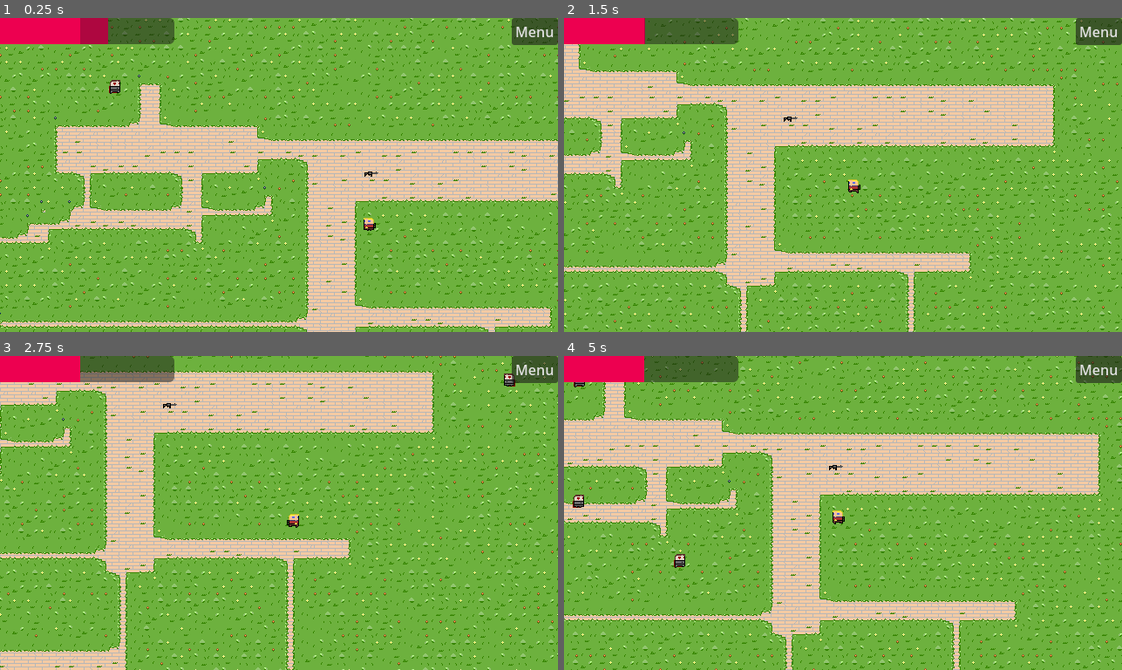
Above: before the commit, frames 1-4 (two rows, left to right).
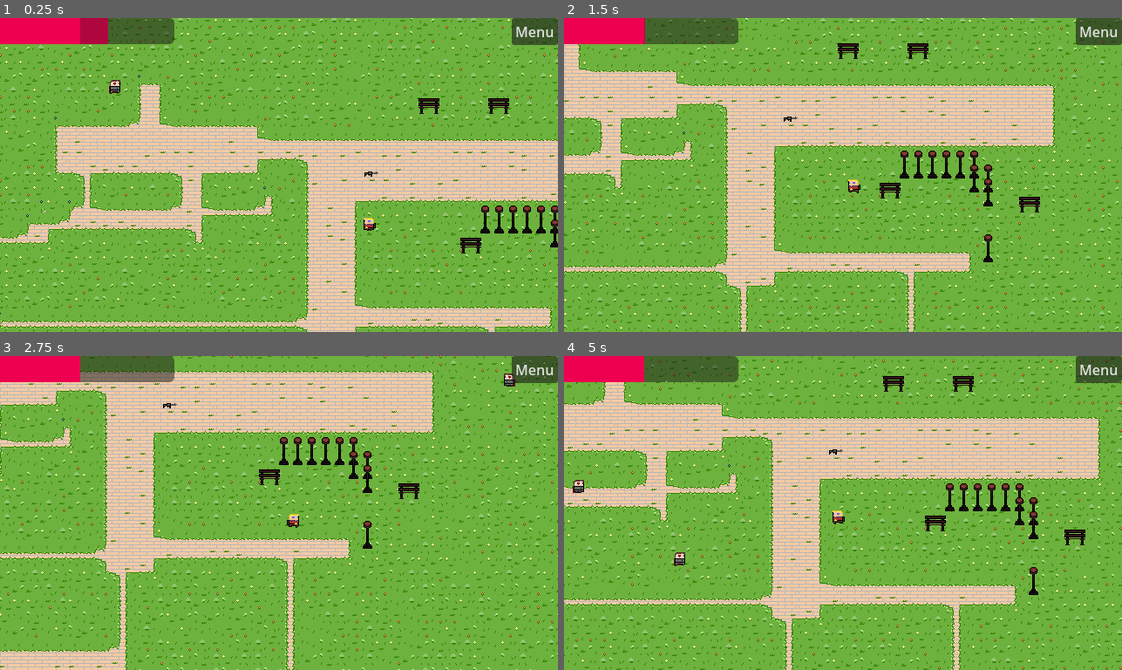
Above: after the commit, the same moments.

Repository: TheRubeThing/LudumDate54
Game: Godot game, scene res://Assets/Levels/Playgrounds/enemy_test.tscn
The game is run twice, just before and just after one commit, with the same random seed, the same clock (stepped at 60 frames per second) and the same inputs. This scene is started directly instead of the project's main scene.
Inputs (mouse positions are in pixels of both pictures, inside the frame that each line leads up to):
- Up to frame 1 (0.25 s): no input
- Up to frame 2 (1.5 s): move the mouse to (965, 159) at 0.52 s; hold D (D_right) 0.53-1.28 s; click (965, 159) at 0.6 s; move the mouse to (731, 190) at 1.27 s; hold S (S_down) from 1.28 s (still down); right-click (731, 190) at 1.35 s
- Up to frame 3 (2.75 s): move the mouse to (334, 443) at 2.02 s; release S (S_down) at 2.03 s; hold D (D_right) from 2.03 s (still down); click (334, 443) at 2.1 s
- Up to frame 4 (5 s): move the mouse to (815, 575) at 2.77 s; release D (D_right) at 2.78 s; hold W (W_up) 2.78-3.53 s; right-click (815, 575) at 2.85 s; click (815, 575) at 2.92 s; move the mouse to (1010, 560) at 3.52 s; hold A (A_left) from 3.53 s (still down); click (1010, 560) at 3.6 s; move the mouse to (675, 465) at 4.27 s; right-click (675, 465) at 4.35 s

The runs differ from the first frame. In frame 1, 0.9% of the frame differs, in the area x 75-100%, y 25-75%; in frame 2, 1.2%; in frame 3, 1.0%; in frame 4, 36%, in the area x 0-100%, y 0-100%.

Commit message:
More tilemap

Diff:
--- a/Assets/Levels/Playgrounds/enemy_test.tscn
+++ b/Assets/Levels/Playgrounds/enemy_test.tscn
@@ -14,7 +14,15 @@
 texture_filter = 1
 tile_set = ExtResource("1_thonx")
 format = 2
+layer_0/name = "Ground"
 layer_0/tile_data = PackedInt32Array(65536, 393217, 4, 65537, 1, 1, 65538, 65537, 1, 2, 327681, 3, 1, 1, 1, -65535, 1,  …(64955 unchanged characters)…
+layer_1/name = "Air"
+layer_1/enabled = true
+layer_1/modulate = Color(0.494118, 0.243137, 0.356863, 1)
+layer_1/y_sort_enabled = false
+layer_1/y_sort_origin = 0
+layer_1/z_index = 1
+layer_1/tile_data = PackedInt32Array(65558, 65537, 5, 65563, 65537, 5, 720921, 65537, 5, 786467, 65537, 5, 589850, 262145, 5, 589851, 262145, 5, 589852, 262145, 5, 589853, 262145, 5, 589854, 262145, 5, 589855, 262145, 5, 655391, 262145, 5, 655392, 262145, 5, 720928, 262145, 5, 983072, 262145, 5)
 
 [node name="Player" parent="." instance=ExtResource("2_fvrbv")]
 position = Vector2(291, 157)
--- a/Assets/TileMaps/BrickFloor.tres
+++ b/Assets/TileMaps/BrickFloor.tres
@@ -7,6 +7,8 @@
 0:0/0 = 0
 0:0/0/terrain_set = 0
 0:0/0/terrain = 0
+0:0/0/physics_layer_0/linear_velocity = Vector2(0, 0)
+0:0/0/physics_layer_0/angular_velocity = 0.0
 0:0/0/terrains_peering_bit/bottom_right_corner = 0
 0:0/0/terrains_peering_bit/bottom_left_corner = 1
 0:0/0/terrains_peering_bit/top_left_corner = 1
@@ -14,6 +16,8 @@
 1:0/0 = 0
 1:0/0/terrain_set = 0
 1:0/0/terrain = 0
+1:0/0/physics_layer_0/linear_velocity = Vector2(0, 0)
+1:0/0/physics_layer_0/angular_velocity = 0.0
 1:0/0/terrains_peering_bit/bottom_right_corner = 0
 1:0/0/terrains_peering_bit/bottom_left_corner = 0
 1:0/0/terrains_peering_bit/top_left_corner = 1
@@ -21,19 +25,29 @@
 2:0/0 = 0
 2:0/0/terrain_set = 0
 2:0/0/terrain = 0
+2:0/0/physics_layer_0/linear_velocity = Vector2(0, 0)
+2:0/0/physics_layer_0/angular_velocity = 0.0
 2:0/0/terrains_peering_bit/bottom_right_corner = 1
 2:0/0/terrains_peering_bit/bottom_left_corner = 0
 2:0/0/terrains_peering_bit/top_left_corner = 1
 2:0/0/terrains_peering_bit/top_right_corner = 1
 3:0/0 = 0
 3:0/0/terrain_set = 0
+3:0/0/physics_layer_0/linear_velocity = Vector2(0, 0)
+3:0/0/physics_layer_0/angular_velocity = 0.0
 4:0/0 = 0
 4:0/0/terrain_set = 0
+4:0/0/physics_layer_0/linear_velocity = Vector2(0, 0)
+4:0/0/physics_layer_0/angular_velocity = 0.0
 5:0/0 = 0
 5:0/0/terrain_set = 0
+5:0/0/physics_layer_0/linear_velocity = Vector2(0, 0)
+5:0/0/physics_layer_0/angular_velocity = 0.0
 6:0/0 = 0
 6:0/0/terrain_set = 0
 6:0/0/terrain = 1
+6:0/0/physics_layer_0/linear_velocity = Vector2(0, 0)
+6:0/0/physics_layer_0/angular_velocity = 0.0
 6:0/0/terrains_peering_bit/bottom_right_corner = 1
 6:0/0/terrains_peering_bit/bottom_left_corner = 1
 6:0/0/terrains_peering_bit/top_left_corner = 1
@@ -41,6 +55,8 @@
 0:1/0 = 0
 0:1/0/terrain_set = 0
 0:1/0/terrain = 0
+0:1/0/physics_layer_0/linear_velocity = Vector2(0, 0)
+0:1/0/physics_layer_0/angular_velocity = 0.0
 0:1/0/terrains_peering_bit/bottom_right_corner = 0
 0:1/0/terrains_peering_bit/bottom_left_corner = 1
 0:1/0/terrains_peering_bit/top_left_corner = 1
@@ -48,6 +64,8 @@
 1:1/0 = 0
 1:1/0/terrain_set = 0
 1:1/0/terrain = 0
+1:1/0/physics_layer_0/linear_velocity = Vector2(0, 0)
+1:1/0/physics_layer_0/angular_velocity = 0.0
 1:1/0/terrains_peering_bit/bottom_right_corner = 0
 1:1/0/terrains_peering_bit/bottom_left_corner = 0
 1:1/0/terrains_peering_bit/top_left_corner = 0
@@ -55,24 +73,34 @@
 2:1/0 = 0
 2:1/0/terrain_set = 0
 2:1/0/terrain = 0
+2:1/0/physics_layer_0/linear_velocity = Vector2(0, 0)
+2:1/0/physics_layer_0/angular_velocity = 0.0
 2:1/0/terrains_peering_bit/bottom_right_corner = 1
 2:1/0/terrains_peering_bit/bottom_left_corner = 0
 2:1/0/terrains_peering_bit/top_left_corner = 0
 2:1/0/terrains_peering_bit/top_right_corner = 1
 3:1/0 = 0
 3:1/0/terrain_set = 0
+3:1/0/physics_layer_0/linear_velocity = Vector2(0, 0)
+3:1/0/physics_layer_0/angular_velocity = 0.0
 4:1/0 = 0
 4:1/0/terrain_set = 0
 4:1/0/terrain = 1
+4:1/0/physics_layer_0/linear_velocity = Vector2(0, 0)
+4:1/0/physics_layer_0/angular_velocity = 0.0
 4:1/0/terrains_peering_bit/bottom_right_corner = 1
 4:1/0/terrains_peering_bit/bottom_left_corner = 1
 4:1/0/terrains_peering_bit/top_left_corner = 1
 4:1/0/terrains_peering_bit/top_right_corner = 1
 5:1/0 = 0
 5:1/0/terrain_set = 0
+5:1/0/physics_layer_0/linear_velocity = Vector2(0, 0)
+5:1/0/physics_layer_0/angular_velocity = 0.0
 6:1/0 = 0
 6:1/0/terrain_set = 0
 6:1/0/terrain = 1
+6:1/0/physics_layer_0/linear_velocity = Vector2(0, 0)
+6:1/0/physics_layer_0/angular_velocity = 0.0
 6:1/0/terrains_peering_bit/bottom_right_corner = 1
 6:1/0/terrains_peering_bit/bottom_left_corner = 1
 6:1/0/terrains_peering_bit/top_left_corner = 1
@@ -80,6 +108,8 @@
 0:2/0 = 0
 0:2/0/terrain_set = 0
 0:2/0/terrain = 0
+0:2/0/physics_layer_0/linear_velocity = Vector2(0, 0)
+0:2/0/physics_layer_0/angular_velocity = 0.0
 0:2/0/terrains_peering_bit/bottom_right_corner = 1
 0:2/0/terrains_peering_bit/bottom_left_corner = 1
 0:2/0/terrains_peering_bit/top_left_corner = 1
@@ -87,6 +117,8 @@
 1:2/0 = 0
 1:2/0/terrain_set = 0
 1:2/0/terrain = 0
+1:2/0/physics_layer_0/linear_velocity = Vector2(0, 0)
+1:2/0/physics_layer_0/angular_velocity = 0.0
 1:2/0/terrains_peering_bit/bottom_right_corner = 1
 1:2/0/terrains_peering_bit/bottom_left_corner = 1
 1:2/0/terrains_peering_bit/top_left_corner = 0
@@ -94,19 +126,29 @@
 2:2/0 = 0
 2:2/0/terrain_set = 0
 2:2/0/terrain = 0
+2:2/0/physics_layer_0/linear_velocity = Vector2(0, 0)
+2:2/0/physics_layer_0/angular_velocity = 0.0
 2:2/0/terrains_peering_bit/bottom_right_corner = 1
 2:2/0/terrains_peering_bit/bottom_left_corner = 1
 2:2/0/terrains_peering_bit/top_left_corner = 0
 2:2/0/terrains_peering_bit/top_right_corner = 1
 3:2/0 = 0
 3:2/0/terrain_set = 0
+3:2/0/physics_layer_0/linear_velocity = Vector2(0, 0)
+3:2/0/physics_layer_0/angular_velocity = 0.0
 4:2/0 = 0
 4:2/0/terrain_set = 0
+4:2/0/physics_layer_0/linear_velocity = Vector2(0, 0)
+4:2/0/physics_layer_0/angular_velocity = 0.0
 5:2/0 = 0
 5:2/0/terrain_set = 0
+5:2/0/physics_layer_0/linear_velocity = Vector2(0, 0)
+5:2/0/physics_layer_0/angular_velocity = 0.0
 6:2/0 = 0
 6:2/0/terrain_set = 0
 6:2/0/terrain = 1
+6:2/0/physics_layer_0/linear_velocity = Vector2(0, 0)
+6:2/0/physics_layer_0/angular_velocity = 0.0
 6:2/0/terrains_peering_bit/bottom_right_corner = 1
 6:2/0/terrains_peering_bit/bottom_left_corner = 1
 6:2/0/terrains_peering_bit/top_left_corner = 1
@@ -114,6 +156,8 @@
 1:3/0 = 0
 1:3/0/terrain_set = 0
 1:3/0/terrain = 0
+1:3/0/physics_layer_0/linear_velocity = Vector2(0, 0)
+1:3/0/physics_layer_0/angular_velocity = 0.0
 1:3/0/terrains_peering_bit/bottom_right_corner = 0
 1:3/0/terrains_peering_bit/bottom_left_corner = 1
 1:3/0/terrains_peering_bit/top_left_corner = 0
@@ -121,6 +165,8 @@
 2:3/0 = 0
 2:3/0/terrain_set = 0
 2:3/0/terrain = 0
+2:3/0/physics_layer_0/linear_velocity = Vector2(0, 0)
+2:3/0/physics_layer_0/angular_velocity = 0.0
 2:3/0/terrains_peering_bit/bottom_right_corner = 0
 2:3/0/terrains_peering_bit/bottom_left_corner = 0
 2:3/0/terrains_peering_bit/top_left_corner = 0
@@ -128,6 +174,8 @@
 6:3/0 = 0
 6:3/0/terrain_set = 0
 6:3/0/terrain = 1
+6:3/0/physics_layer_0/linear_velocity = Vector2(0, 0)
+6:3/0/physics_layer_0/angular_velocity = 0.0
 6:3/0/terrains_peering_bit/bottom_right_corner = 1
 6:3/0/terrains_peering_bit/bottom_left_corner = 1
 6:3/0/terrains_peering_bit/top_left_corner = 1
@@ -135,6 +183,8 @@
 6:4/0 = 0
 6:4/0/terrain_set = 0
 6:4/0/terrain = 1
+6:4/0/physics_layer_0/linear_velocity = Vector2(0, 0)
+6:4/0/physics_layer_0/angular_velocity = 0.0
 6:4/0/terrains_peering_bit/bottom_right_corner = 1
 6:4/0/terrains_peering_bit/bottom_left_corner = 1
 6:4/0/terrains_peering_bit/top_left_corner = 1
@@ -142,6 +192,8 @@
 0:3/0 = 0
 0:3/0/terrain_set = 0
 0:3/0/terrain = 0
+0:3/0/physics_layer_0/linear_velocity = Vector2(0, 0)
+0:3/0/physics_layer_0/angular_velocity = 0.0
 0:3/0/terrains_peering_bit/bottom_right_corner = 1
 0:3/0/terrains_peering_bit/bottom_left_corner = 0
 0:3/0/terrains_peering_bit/top_left_corner = 0
@@ -149,6 +201,8 @@
 0:4/0 = 0
 0:4/0/terrain_set = 0
 0:4/0/terrain = 0
+0:4/0/physics_layer_0/linear_velocity = Vector2(0, 0)
+0:4/0/physics_layer_0/angular_velocity = 0.0
 0:4/0/terrains_peering_bit/bottom_right_corner = 0
 0:4/0/terrains_peering_bit/bottom_left_corner = 0
 0:4/0/terrains_peering_bit/top_left_corner = 0
@@ -156,6 +210,8 @@
 1:4/0 = 0
 1:4/0/terrain_set = 0
 1:4/0/terrain = 0
+1:4/0/physics_layer_0/linear_velocity = Vector2(0, 0)
+1:4/0/physics_layer_0/angular_velocity = 0.0
 1:4/0/terrains_peering_bit/bottom_right_corner = 0
 1:4/0/terrains_peering_bit/bottom_left_corner = 0
 1:4/0/terrains_peering_bit/top_left_corner = 1
@@ -163,19 +219,29 @@
 2:4/0 = 0
 2:4/0/terrain_set = 0
 2:4/0/terrain = 0
+2:4/0/physics_layer_0/linear_velocity = Vector2(0, 0)
+2:4/0/physics_layer_0/angular_velocity = 0.0
 2:4/0/terrains_peering_bit/bottom_right_corner = 0
 2:4/0/terrains_peering_bit/bottom_left_corner = 0
 2:4/0/terrains_peering_bit/top_left_corner = 0
 2:4/0/terrains_peering_bit/top_right_corner = 0
 3:4/0 = 0
 3:4/0/terrain_set = 0
+3:4/0/physics_layer_0/linear_velocity = Vector2(0, 0)
+3:4/0/physics_layer_0/angular_velocity = 0.0
 3:3/0 = 0
 3:3/0/terrain_set = 0
+3:3/0/physics_layer_0/linear_velocity = Vector2(0, 0)
+3:3/0/physics_layer_0/angular_velocity = 0.0
 4:3/0 = 0
 4:3/0/terrain_set = 0
+4:3/0/physics_layer_0/linear_velocity = Vector2(0, 0)
+4:3/0/physics_layer_0/angular_velocity = 0.0
 5:3/0 = 0
 5:3/0/terrain_set = 0
 5:3/0/terrain = 0
+5:3/0/physics_layer_0/linear_velocity = Vector2(0, 0)
+5:3/0/physics_layer_0/angular_velocity = 0.0
 5:3/0/terrains_peering_bit/bottom_right_corner = 0
 5:3/0/terrains_peering_bit/bottom_left_corner = 0
 5:3/0/terrains_peering_bit/top_left_corner = 0
@@ -183,14 +249,29 @@
 5:4/0 = 0
 5:4/0/terrain_set = 0
 5:4/0/terrain = 0
+5:4/0/physics_layer_0/linear_velocity = Vector2(0, 0)
+5:4/0/physics_layer_0/angular_velocity = 0.0
 5:4/0/terrains_peering_bit/bottom_right_corner = 0
 5:4/0/terrains_peering_bit/bottom_left_corner = 0
 5:4/0/terrains_peering_bit/top_left_corner = 0
 5:4/0/terrains_peering_bit/top_right_corner = 0
 4:4/0 = 0
 4:4/0/terrain_set = 0
+4:4/0/physics_layer_0/linear_velocity = Vector2(0, 0)
+4:4/0/physics_layer_0/angular_velocity = 0.0
+4:5/size_in_atlas = Vector2i(1, 2)
+4:5/0 = 0
+4:5/0/physics_layer_0/linear_velocity = Vector2(0, 0)
+4:5/0/physics_layer_0/angular_velocity = 0.0
+4:5/0/physics_layer_0/polygon_0/points = PackedVector2Array(-1.75, 2.5, 2.375, 2.75, 7.07107, 16.3518, -5.39169, 16.1751)
+1:5/size_in_atlas = Vector2i(2, 2)
+1:5/0 = 0
+1:5/0/physics_layer_0/linear_velocity = Vector2(0, 0)
+1:5/0/physics_layer_0/angular_velocity = 0.0
+1:5/0/physics_layer_0/polygon_0/points = PackedVector2Array(8, -4, -8, -4, -8, 8, 8, 8)
 
 [resource]
+physics_layer_0/collision_layer = 1
 terrain_set_0/mode = 1
 terrain_set_0/terrain_0/name = "Brick"
 terrain_set_0/terrain_0/color = Color(0.5, 0.34375, 0.25, 1)
Not shown: 1 places in Assets/Levels/Playgrounds/enemy_test.tscn that only renumber resources
